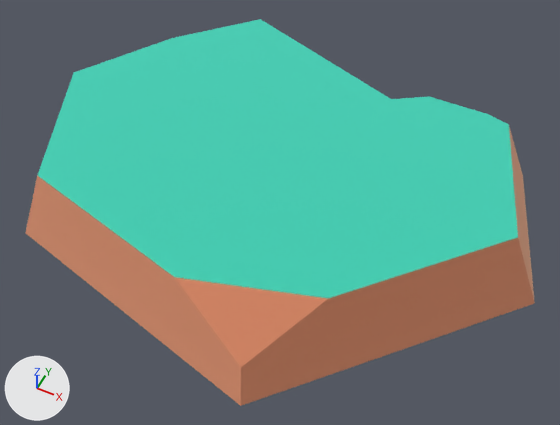
An edit to the glTF model packs/nature-kit/rock-smallflatc.glb, drawn before and after from the same camera.
Both versions are drawn from a camera (50 mm lens) standing at (0.215, -0.404, 0.449) and looking at (0.02, -0.015, -0.037). Every picture has the same lights, and +X, +Y and +Z are marked at lower left. The first picture is the older version. Where no turn or scale is listed for an object, it has been applied to the vertices.

Names of what the first picture shows: 'rock_smallFlatC'.
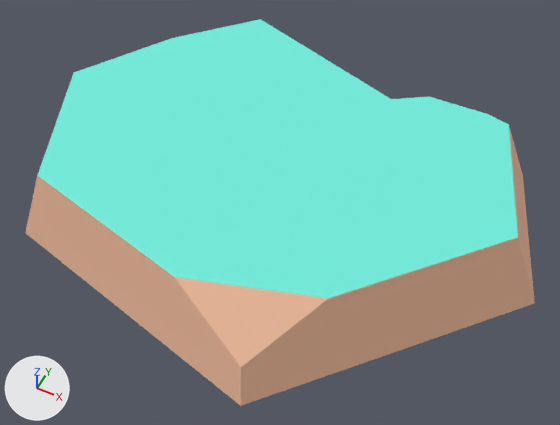
Changed parts and their boxes [x1, y1, x2, y2] in the pictures (560 x 425 px):
'rock_smallFlatC', surface changed
    both: [25, 19, 535, 406]

Patch to the scene script:
```diff
--- a/packs/nature-kit/rock-smallflatc.glb.py
+++ b/packs/nature-kit/rock-smallflatc.glb.py
@@ mat_dirt @@
 mat_dirt.base_color = (0.886, 0.514, 0.341)  # beige #f2be9e
-mat_dirt.metallic = 1.0
 mat_dirt.roughness = 1.0
@@ mat_grass @@
 mat_grass.base_color = (0.173, 0.847, 0.722)  # cyan #73eddd
-mat_grass.metallic = 1.0
 mat_grass.roughness = 1.0
@@ ob_tmpparent @@
-ob_tmpparent = bpy.data.objects.new('tmpParent', None)
-ob_tmpparent.location = (0.0, 0.0, 0.0)
```
